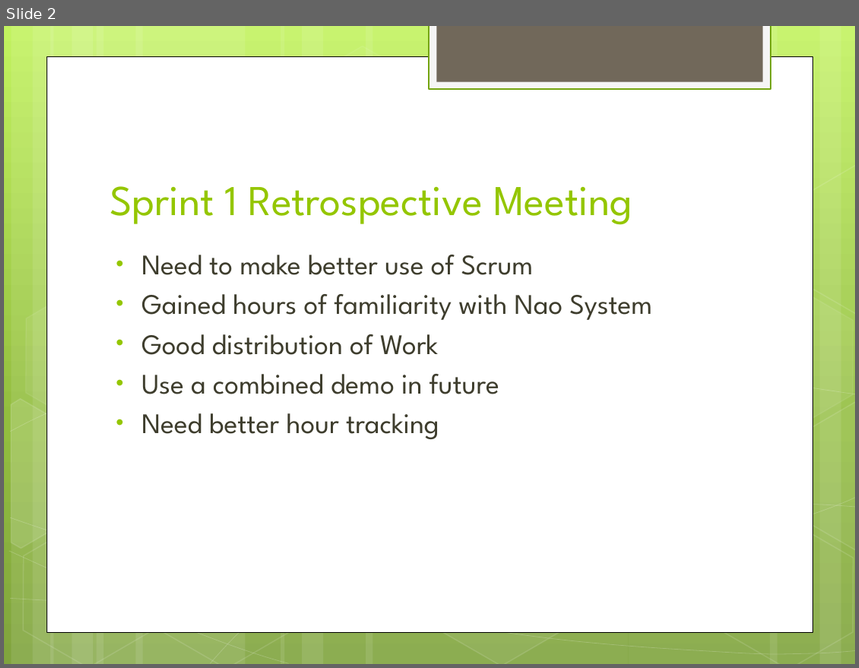
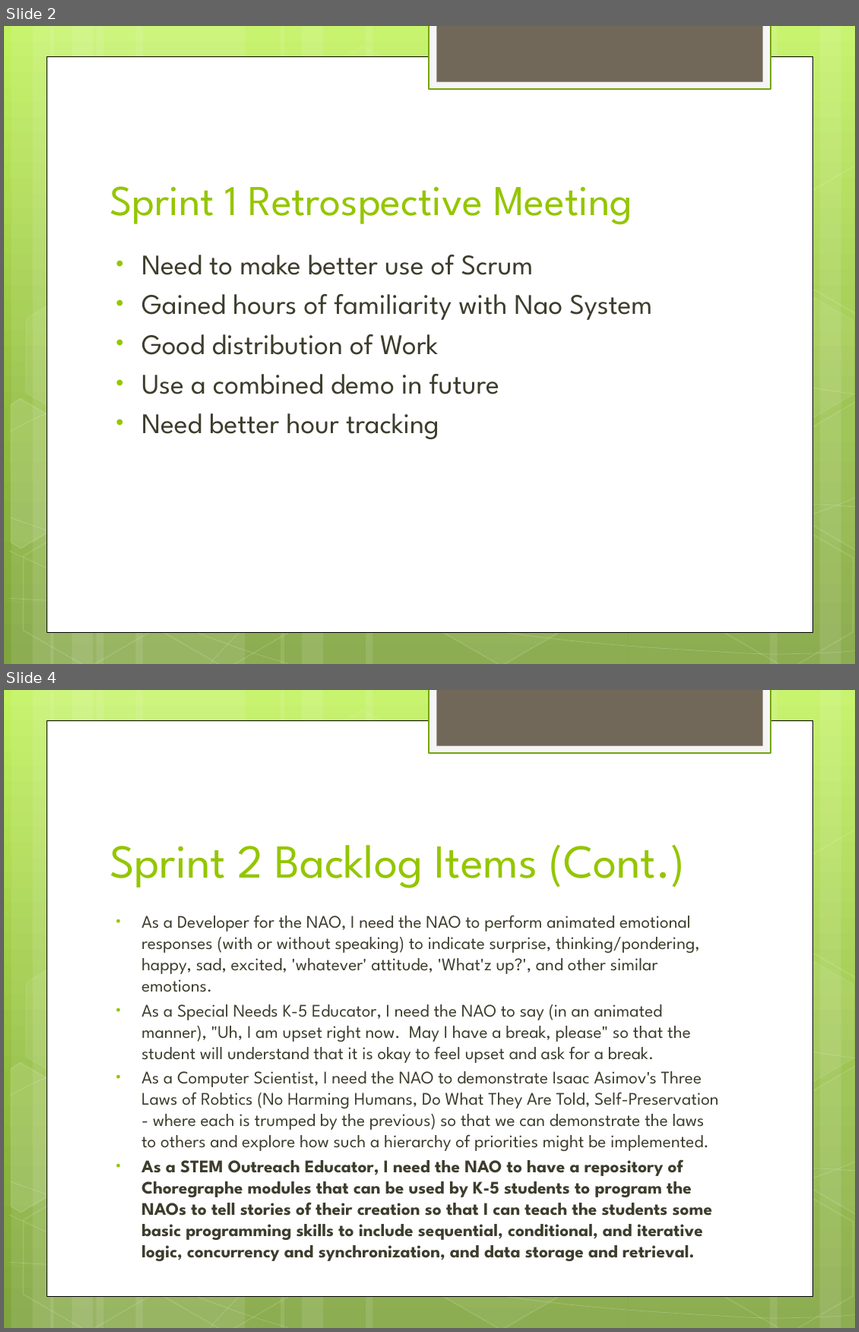
Before and after one commit to jacobrtaylor/NaoCapstone2017, a slide deck: NAO Sprint 2 Review.pptx. Shown one above the other, each under a label of ours: slide 2 before the commit, slides 2 and 4 after it; the slides between them are not shown. The pictures are 859x668 and 859x1332 pixels, drawn with LibreOffice and Linux fonts; fonts in the diff are those of the drawing. Boxes give left, top, right and bottom in pixels: in the first picture for what was removed or moved away, otherwise in the second. Text is boxed around its words. In the diff, an @@ line names an element or a change of style, - is before the commit and + after.

```diff
--- a/NAO Sprint 2 Review.pptx
+++ b/NAO Sprint 2 Review.pptx
@@ slide 4 added at (4, 690, 855, 1328), background gradient #C3F35F to #93BF3F to #81A53E; not listed: 31 template elements that a slide beside it also shows @@
@@ title added at (110, 844, 685, 888), 40 pt, text #94C600 @@
+Sprint 2 Backlog Items (Cont.)
@@ text added at (142, 915, 719, 1262), 15 pt, text #3E3D2D @@
+• As a Developer for the NAO, I need the NAO to perform animated emotional responses (with or without speaking) to indicate surprise, thinking/pondering, happy, sad, excited, 'whatever' attitude, 'What'z up?', and other similar emotions.
+• As a Special Needs K-5 Educator, I need the NAO to say (in an animated manner), "Uh, I am upset right now. May I have a break, please" so that the student will understand that it is okay to feel upset and ask for a break.
+• As a Computer Scientist, I need the NAO to demonstrate Isaac Asimov's Three Laws of Robtics (No Harming Humans, Do What They Are Told, Self-Preservation - where each is trumped by the previous) so that we can demonstrate the laws to others and explore how such a hierarchy of priorities might be implemented.
+• As a STEM Outreach Educator, I need the NAO to have a repository of Choregraphe modules that can be used by K-5 students to program the NAOs to tell stories of their creation so that I can teach the students some basic programming skills to include sequential, conditional, and iterative logic, concurrency and synchronization, and data storage and retrieval.
```
Also in this commit, not shown: 6 slides changed, 2 other slides added.
